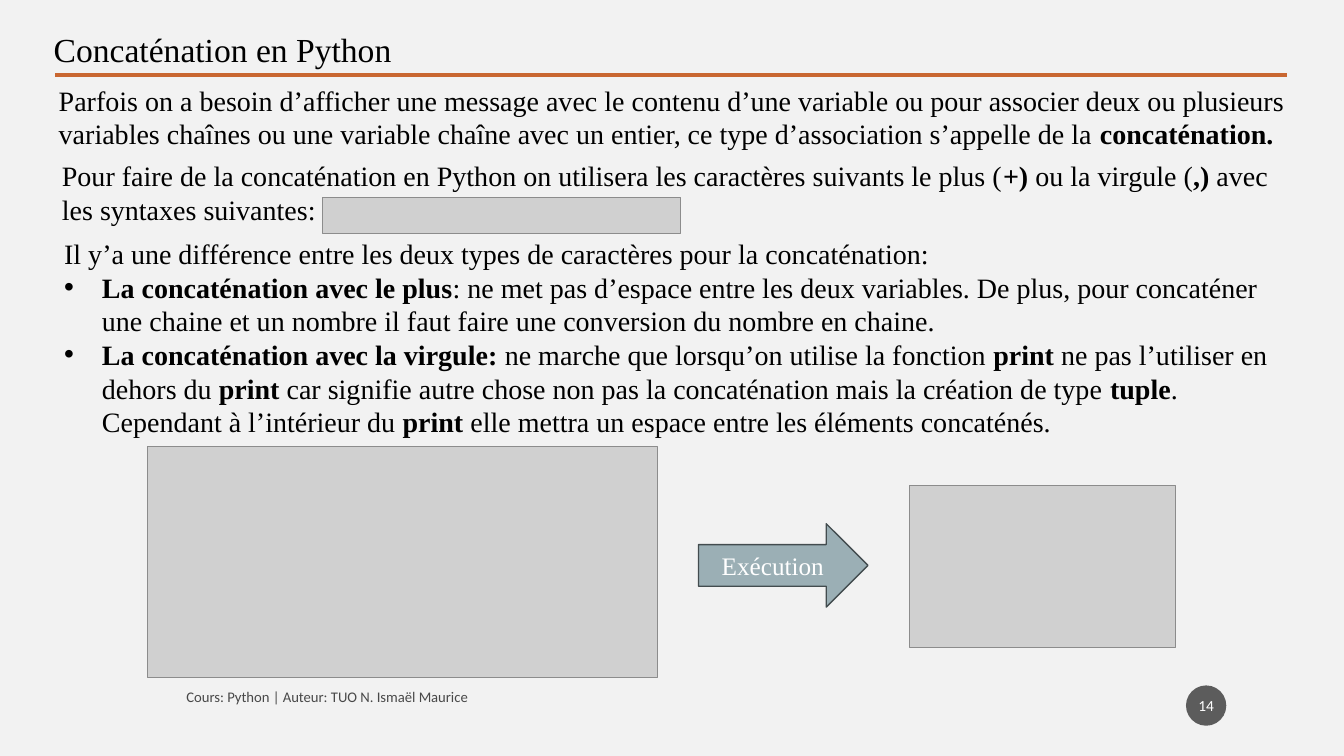
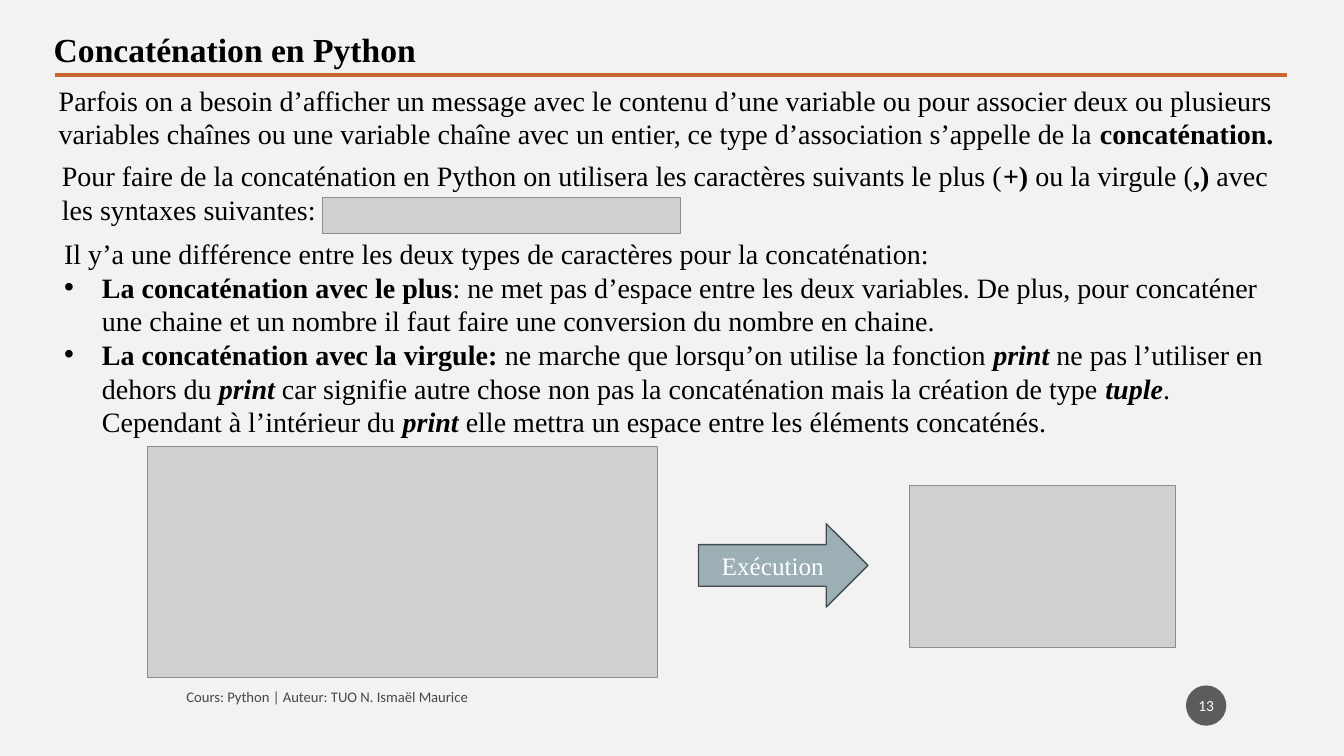
Before and after one commit to tisma95/cours-python, a slide deck: slide 13 of source/Chapitre 4 - Structures répétitives.pptx (slide 14 before the commit). Drawn at 1344x756 pixels with LibreOffice and Linux fonts; fonts in the diff are those of the drawing; grey boxes stand for pictures. Boxes give left, top, right and bottom in pixels: in the first picture for what was removed or moved away, otherwise in the second. Text is boxed around its words. In the diff, an @@ line names an element or a change of style, - is before the commit and + after.

Commit message:
Style: Mise à jour du style du chp1-chp7
Mise en forme du contenu du sommaire à 24 px
Mettre en gras tous les titres de pages
Mettre en italique les mots clés

```diff
--- a/source/Chapitre 4 - Structures répétitives.pptx
+++ b/source/Chapitre 4 - Structures répétitives.pptx
@@ text "Concaténation en Python" at [54,38,416,69]: bold on @@
@@ text at [59,91,1274,150]: text changed @@
-Parfois on a besoin d’afficher une message avec le contenu d’une variable ou pour associer deux ou plusieurs variables chaînes ou une variable chaîne avec un entier, ce type d’association s’appelle de la concaténation.
+Parfois on a besoin d’afficher un message avec le contenu d’une variable ou pour associer deux ou plusieurs variables chaînes ou une variable chaîne avec un entier, ce type d’association s’appelle de la concaténation.
@@ text at [102,345,1262,438]: italic on in "print print tuple. print" @@
@@ page number at [1198,701,1214,711]: text changed @@
-14
+13
```
Also in this commit, not shown: 19 other slides changed, 13 other files.
